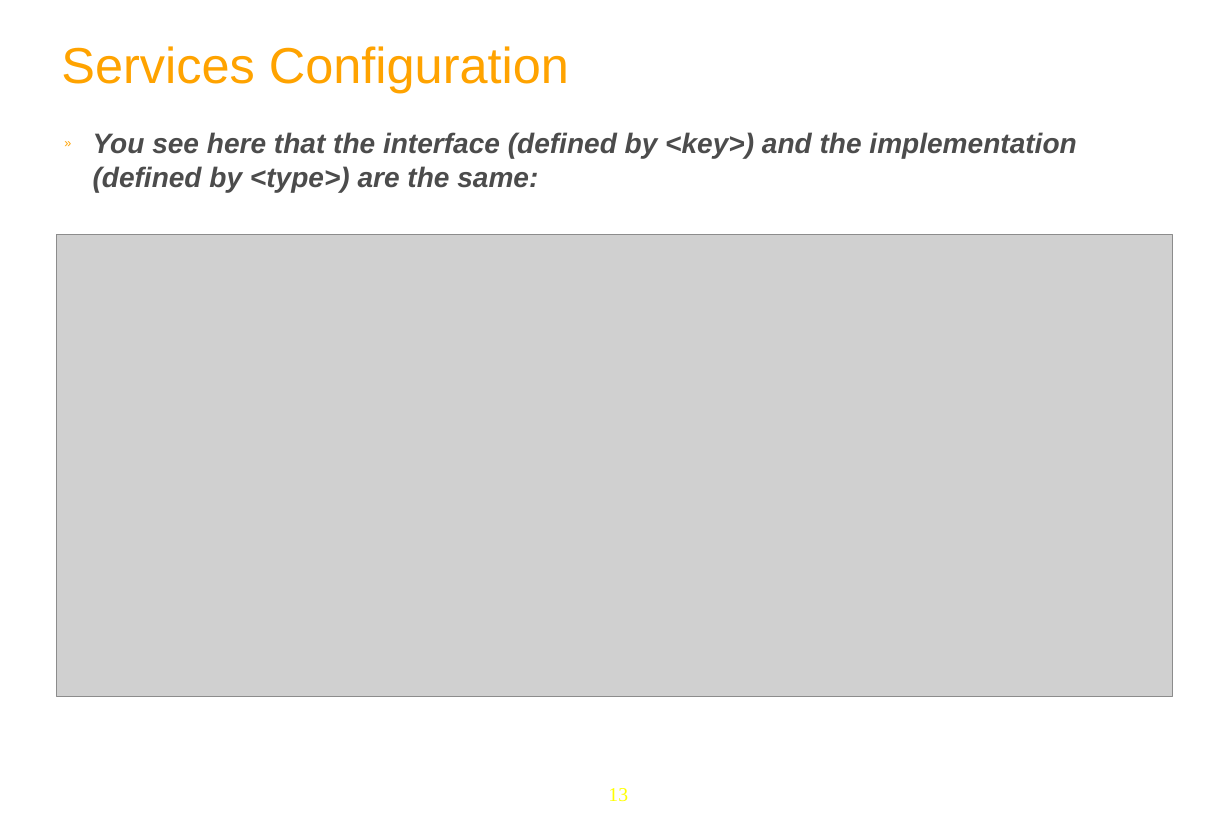
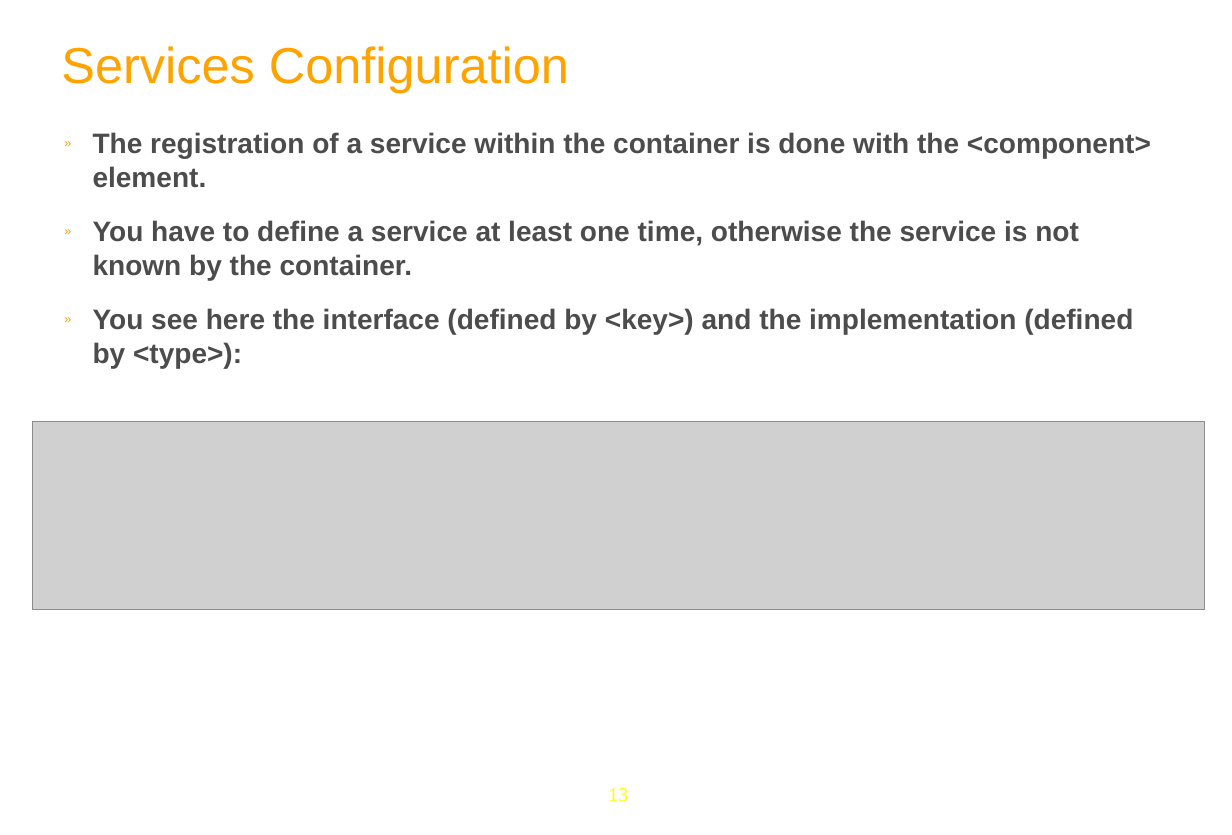
Before and after one commit to anhvurz90/training, a slide deck: slide 13 of exo-developer/210-configuration/slides/210-Portal-configuration-XDev-en.ppt. Drawn at 1232x835 pixels with LibreOffice and Linux fonts; fonts in the diff are those of the drawing; grey boxes stand for pictures; background and template pictures are left out. Boxes give left, top, right and bottom in pixels: in the first picture for what was removed or moved away, otherwise in the second. Text is boxed around its words. In the diff, an @@ line names an element or a change of style, - is before the commit and + after.

```diff
--- a/exo-developer/210-configuration/slides/210-Portal-configuration-XDev-en.ppt
+++ b/exo-developer/210-configuration/slides/210-Portal-configuration-XDev-en.ppt
@@ text at (x1=93, y1=132, x2=1151, y2=368): text changed; italic off @@
-» You see here that the interface (defined by <key>) and the implementation (defined by <type>) are the same:
+» The registration of a service within the container is done with the <component> element.
+» You have to define a service at least one time, otherwise the service is not known by the container.
+» You see here the interface (defined by <key>) and the implementation (defined by <type>):
@@ picture resized from (x1=57, y1=234, x2=1173, y2=697) to (x1=32, y1=422, x2=1206, y2=610) @@
```
Also in this commit, not shown: 47 other slides changed, 11 slides added, 2 slides removed.
